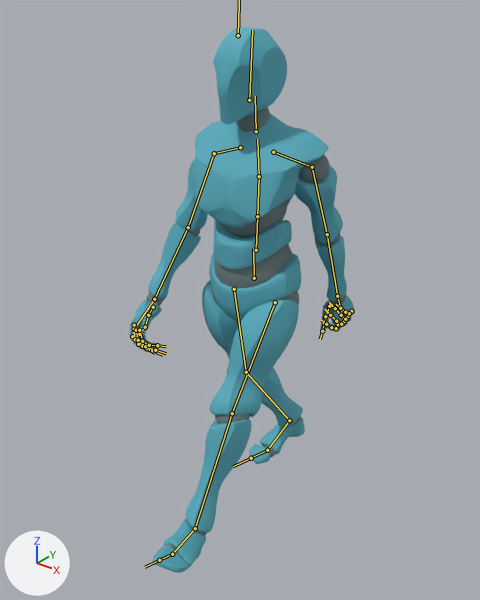
The FBX model Assets/PirateGame/Mixamo/Y Bot@Standard Walk.fbx: old version first, new version second.
The view is the same before and after, from a camera (50 mm lens) standing at (1.283, -1.688, 1.875) and looking at (0.016, -0.105, 0.893). Arrows for +X, +Y and +Z are at lower left; the lights stay in place. Both versions are drawn at frame 7 of the action 'mixamo.com'; the numbers are the values there. The bones that bend it are drawn over the model as lines.

Names of what the first picture shows: 'Alpha_Joints', 'Alpha_Surface'.
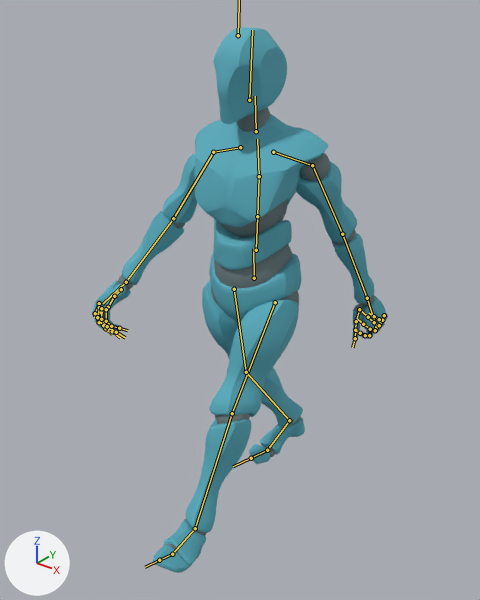
What differs and where, as boxes [x1, y1, x2, y2] in the pictures (480 x 600 px):
```json
{"object": "Alpha_Surface", "change": "posed", "before": [129, 27, 354, 573], "after": [92, 27, 388, 573], "on screen": "31% wider"}
{"object": "Alpha_Joints", "change": "posed", "before": [130, 108, 355, 553], "after": [92, 108, 388, 553], "on screen": "31% wider"}
{"bone": "mixamorig:LeftShoulder", "before": "(273, 152) to (312, 167)", "after": "(273, 152) to (312, 165)"}
{"bone": "mixamorig:LeftArm", "before": "(312, 167) to (327, 234)", "after": "(312, 165) to (342, 234)"}
{"bone": "mixamorig:LeftHand", "before": "(337, 296) to (343, 318)", "after": "(367, 298) to (375, 323)"}
{"bone": "mixamorig:RightShoulder", "before": "(240, 147) to (214, 153)", "after": "(240, 147) to (213, 152)"}
{"bone": "mixamorig:RightArm", "before": "(214, 153) to (188, 227)", "after": "(213, 152) to (173, 218)"}
{"bone": "mixamorig:RightForeArm", "before": "(188, 227) to (154, 299)", "after": "(173, 218) to (126, 282)"}
```

Scene script edits in JSON lines:
```json
{"block": "bone_mixamorig_leftshoulder", "where": "bone_mixamorig_leftshoulder = bpy.data.objects['Armature'].pose.bones['mixamorig:LeftShoulder']  # child of 'mixamorig:Spine2'"}
{"op": "set", "path": "bone_mixamorig_leftshoulder.rotation_quaternion", "old": "(0.988, 0.151, 0.039, 0.002)", "new": "(0.991, 0.132, 0.035, 0.002)", "note": "degrees (17, 4, 1) -> degrees (15, 4, 1)"}
{"block": "bone_mixamorig_leftarm", "where": "bone_mixamorig_leftarm = bpy.data.objects['Armature'].pose.bones['mixamorig:LeftArm']  # child of 'mixamorig:LeftShoulder'"}
{"op": "set", "path": "bone_mixamorig_leftarm.rotation_quaternion", "old": "(0.818, 0.557, 0.079, -0.124)", "new": "(0.86, 0.488, 0.094, -0.113)", "note": "degrees (68, 16, -7) -> degrees (58, 16, -6)"}
{"block": "bone_mixamorig_lefthand", "where": "bone_mixamorig_lefthand = bpy.data.objects['Armature'].pose.bones['mixamorig:LeftHand']  # child of 'mixamorig:LeftForeArm'"}
{"op": "set", "path": "bone_mixamorig_lefthand.rotation_quaternion", "old": "(0.98, -0.022, 0.196, -0.01)", "new": "(0.979, -0.019, 0.197, 0.04)", "note": "degrees (-3, 23, -2) -> degrees (-1, 23, 4)"}
{"block": "bone_mixamorig_rightshoulder", "where": "bone_mixamorig_rightshoulder = bpy.data.objects['Armature'].pose.bones['mixamorig:RightShoulder']  # child of 'mixamorig:Spine2'"}
{"op": "set", "path": "bone_mixamorig_rightshoulder.rotation_quaternion", "old": "(0.988, 0.15, -0.04, -0.013)", "new": "(0.991, 0.13, -0.035, -0.013)", "note": "degrees (17, -4, -2) -> degrees (15, -4, -2)"}
{"block": "bone_mixamorig_rightarm", "where": "bone_mixamorig_rightarm = bpy.data.objects['Armature'].pose.bones['mixamorig:RightArm']  # child of 'mixamorig:RightShoulder'"}
{"op": "set", "path": "bone_mixamorig_rightarm.rotation_quaternion", "old": "(0.875, 0.44, -0.016, -0.2)", "new": "(0.908, 0.367, 0.009, -0.2)", "note": "degrees (52, 9, -22) -> degrees (42, 9, -21)"}
{"block": "bone_mixamorig_rightforearm", "where": "bone_mixamorig_rightforearm = bpy.data.objects['Armature'].pose.bones['mixamorig:RightForeArm']  # child of 'mixamorig:RightArm'"}
{"op": "set", "path": "bone_mixamorig_rightforearm.rotation_quaternion", "old": "(0.97, 0.0, 0.0, -0.244)", "new": "(0.97, 0.0, 0.05, -0.239)", "note": "degrees (0, 0, -28) -> degrees (-1, 6, -28)"}
```
